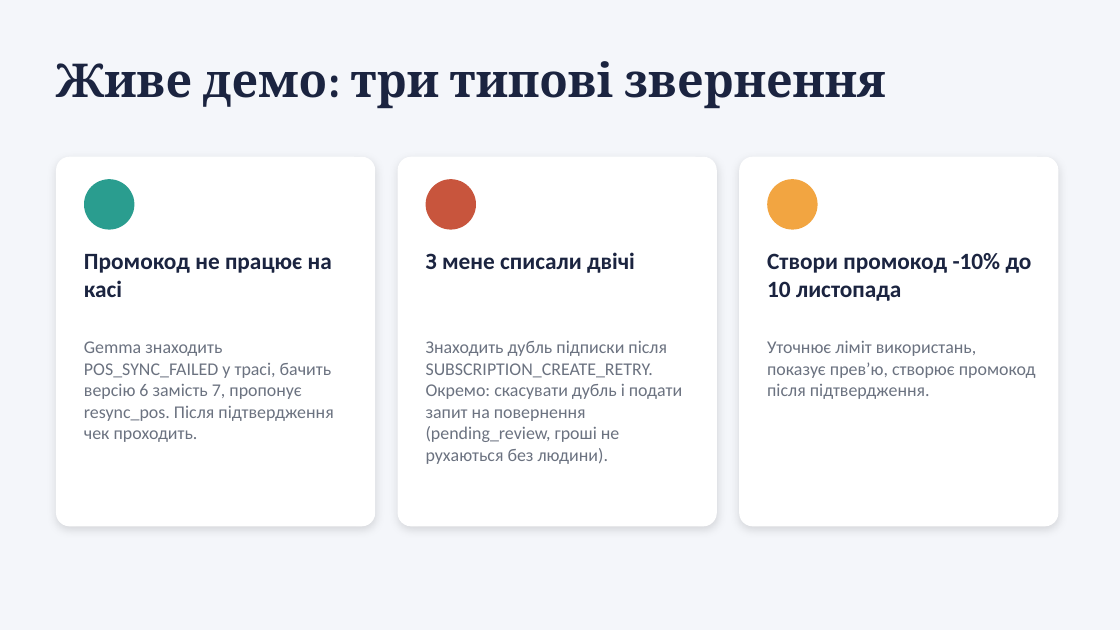
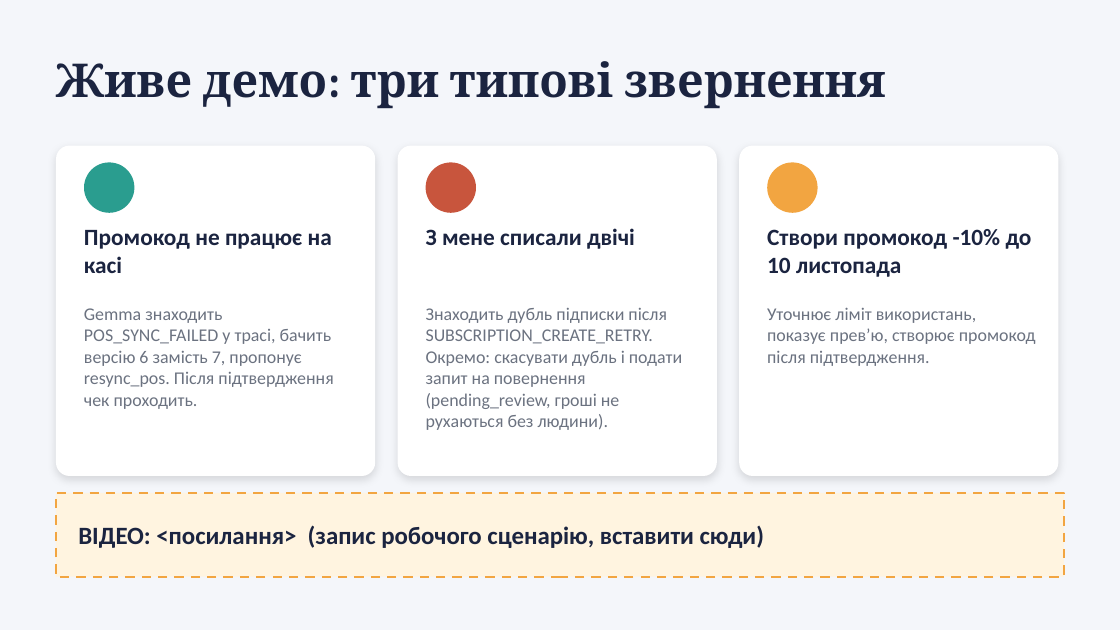
Before and after one commit to Ansandr/hackday-lviv-2026-mvp, a slide deck: slide 6 of docs/pitch/support-desk-pitch.pptx (slide 4 before the commit). Drawn at 1120x630 pixels with LibreOffice and Linux fonts; fonts in the diff are those of the drawing. Boxes give left, top, right and bottom in pixels: in the first picture for what was removed or moved away, otherwise in the second. Text is boxed around its words. In the diff, an @@ line names an element or a change of style, - is before the commit and + after.

```diff
--- a/docs/pitch/support-desk-pitch.pptx
+++ b/docs/pitch/support-desk-pitch.pptx
@@ rounded rectangle: place and size @@
-rounded rectangle at (56, 157, 375, 526)
+rounded rectangle at (56, 146, 375, 476)
@@ rounded rectangle: place and size @@
-rounded rectangle at (398, 157, 717, 526)
+rounded rectangle at (398, 146, 717, 476)
@@ rounded rectangle: place and size @@
-rounded rectangle at (739, 157, 1058, 526)
+rounded rectangle at (739, 146, 1058, 476)
@@ 3 ellipses: place and size @@
-3 ellipses at (84, 179, 818, 230)
+3 ellipses at (84, 162, 818, 213)
@@ text "Промокод не працює на касі": place and size @@
-text "Промокод не працює на касі" at (84, 254, 332, 297)
+text "Промокод не працює на касі" at (84, 230, 332, 273)
@@ text "З мене списали двічі": place and size @@
-text "З мене списали двічі" at (426, 252, 635, 273)
+text "З мене списали двічі" at (426, 228, 635, 249)
@@ text "Створи промокод -10% до 10 ...": place and size @@
-text "Створи промокод -10% до 10 ..." at (767, 253, 1032, 301)
+text "Створи промокод -10% до 10 ..." at (767, 229, 1032, 277)
@@ text "Gemma знаходить POS_SYNC_FAILED у трасі, ...": place and size @@
-text "Gemma знаходить POS_SYNC_FAILED у трасі, ..." at (84, 341, 333, 442)
+text "Gemma знаходить POS_SYNC_FAILED у трасі, ..." at (84, 308, 333, 409)
@@ text "Знаходить дубль підписки після SUBSCRIPTION_CREATE_RETRY. ...": place and size @@
-text "Знаходить дубль підписки після SUBSCRIPTION_CREATE_RETRY. ..." at (426, 341, 682, 464)
+text "Знаходить дубль підписки після SUBSCRIPTION_CREATE_RETRY. ..." at (426, 308, 682, 430)
@@ text "Уточнює ліміт використань, показує превʼю, ...": place and size @@
-text "Уточнює ліміт використань, показує превʼю, ..." at (767, 341, 1036, 399)
+text "Уточнює ліміт використань, показує превʼю, ..." at (767, 308, 1036, 366)
@@ rectangle added at (56, 493, 1064, 577), fill #FFF4E0, outline #F2A541 1.5 pt dashed @@
@@ text added at (78, 525, 764, 548), 16 pt, text #1B2440, bold @@
+ВІДЕО: <посилання> (запис робочого сценарію, вставити сюди)
```
Also in this commit, not shown: 4 other slides changed, 2 slides added, 2 other files.
